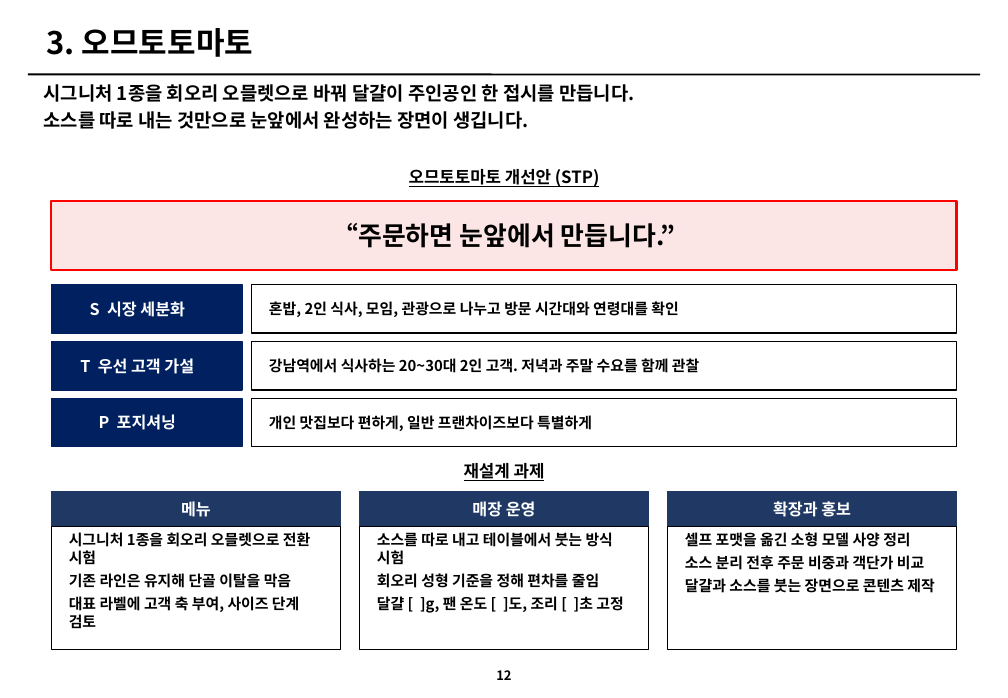
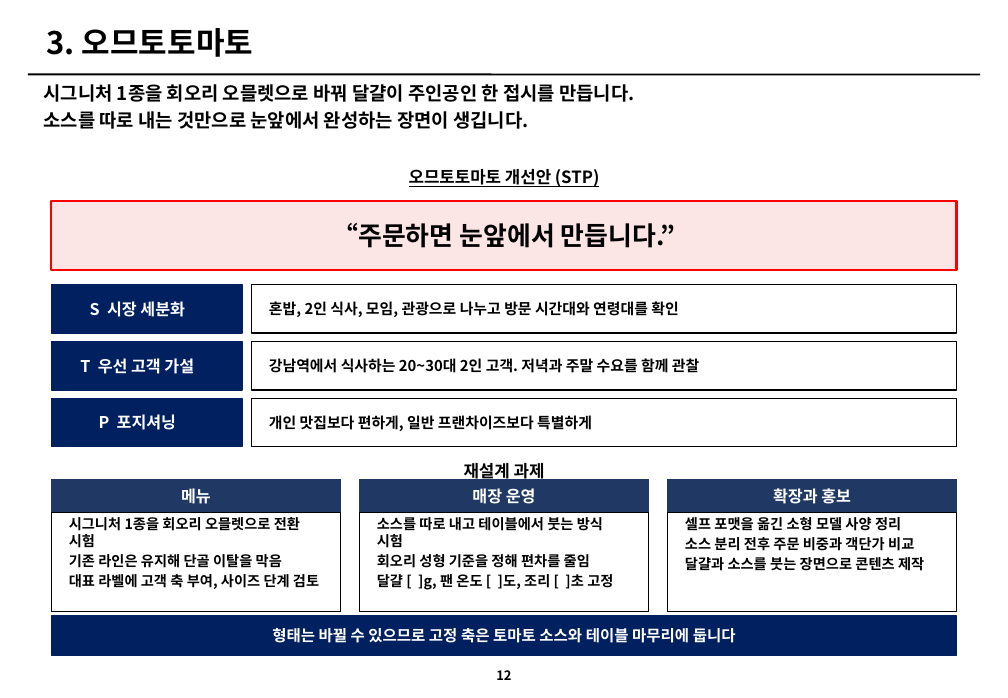
Before and after one commit to grandnim-wq/Claude, a slide deck: slide 12 of 아모제_3개브랜드_개선전략_v3.pptx. Drawn at 1008x698 pixels with LibreOffice and Linux fonts; fonts in the diff are those of the drawing. Boxes give left, top, right and bottom in pixels: in the first picture for what was removed or moved away, otherwise in the second. Text is boxed around its words. In the diff, an @@ line names an element or a change of style, - is before the commit and + after.

```diff
--- a/아모제_3개브랜드_개선전략_v3.pptx
+++ b/아모제_3개브랜드_개선전략_v3.pptx
@@ 3 texts, 3 rectangles: place and size @@
-3 texts, 3 rectangles at [51,491,957,527]
+3 texts, 3 rectangles at [51,479,957,513]
@@ rectangle: place and size @@
-rectangle at [51,527,341,650]
+rectangle at [51,513,341,612]
@@ text "시그니처 1종을 회오리 오믈렛으로 전환 ...": place and size @@
-text "시그니처 1종을 회오리 오믈렛으로 전환 ..." at [69,532,310,629]
+text "시그니처 1종을 회오리 오믈렛으로 전환 ..." at [69,517,319,589]
@@ rectangle: place and size @@
-rectangle at [359,527,649,650]
+rectangle at [359,513,649,612]
@@ text "소스를 따로 내고 테이블에서 붓는 ...": place and size @@
-text "소스를 따로 내고 테이블에서 붓는 ..." at [377,532,623,613]
+text "소스를 따로 내고 테이블에서 붓는 ..." at [377,517,613,590]
@@ rectangle: place and size @@
-rectangle at [667,527,957,650]
+rectangle at [667,513,957,612]
@@ size 11.5 to 11 pt; less space between paragraphs in 3 elements at [69,517,319,589], [377,517,613,590], [685,517,924,571] @@
@@ text "셀프 포맷을 옮긴 소형 모델 ...": place and size @@
-text "셀프 포맷을 옮긴 소형 모델 ..." at [685,532,934,593]
+text "셀프 포맷을 옮긴 소형 모델 ..." at [685,517,924,571]
@@ rectangle added at [51,616,957,655], fill #002060, outline #002060 1 pt @@
@@ text added at [272,628,736,643], 12 pt, text #FFFFFF, bold @@
+형태는 바뀔 수 있으므로 고정 축은 토마토 소스와 테이블 마무리에 둡니다
```
Also in this commit, not shown: 16 other slides changed, 1 slide added, 4 other files.
